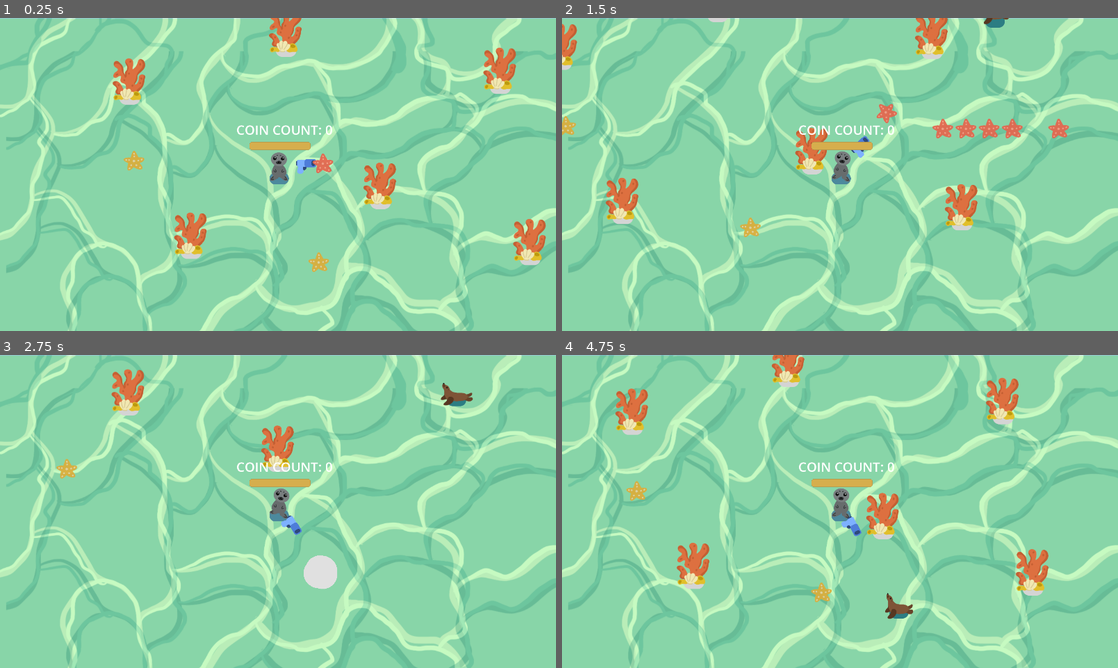
Above: before the commit, frames 1-4 (two rows, left to right).
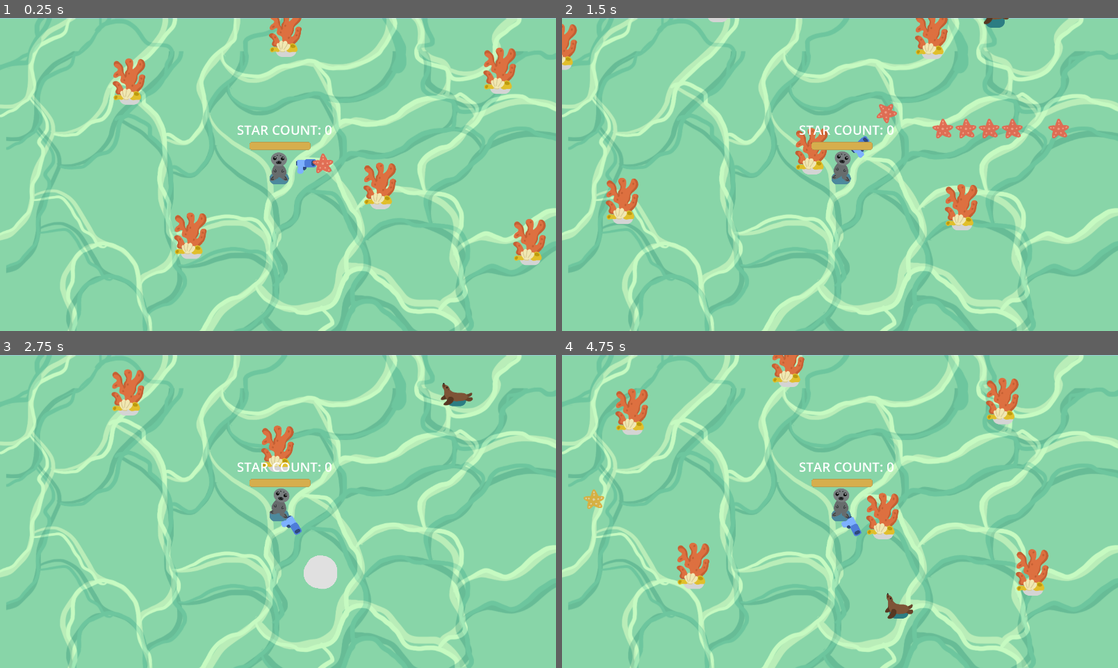
Above: after the commit, the same moments.

Repository: j-j4y/game_dev
Game: Godot game, scene res://seals_game.tscn
Same seed, same stepped clock (60 frames per second), same inputs: the game is played once before the commit and once after it.
Inputs:
- Up to frame 1 (0.25 s): no input
- Up to frame 2 (1.5 s): hold D (move_right) 0.53-1.28 s; hold S (move_down) from 1.28 s (still down)
- Up to frame 3 (2.75 s): release S (move_down) at 2.03 s; hold D (move_right) from 2.03 s (still down)
- Up to frame 4 (4.75 s): release D (move_right) at 2.78 s; hold W (move_up) 2.78-3.53 s; hold A (move_left) from 3.53 s (still down)

The runs differ from the first frame. In frame 1, 0.5% of the frame differs, in the area x 22-60%, y 34-82%; in frame 2, 0.4%; in frame 3, 0.3%; in frame 4, 0.6%, in the area x 3-60%, y 34-80%.

Commit message:
added random coin spawn

Diff:
--- a/2d-project-assets/coin.gd
+++ b/2d-project-assets/coin.gd
@@ -1,5 +1,4 @@
 extends Area2D
-
 
 
 func _on_area_entered(area: Area2D) -> void:
--- a/2d-project-assets/player.gd
+++ b/2d-project-assets/player.gd
@@ -46,4 +46,4 @@
 
 func set_coin(new_coin_count: int) -> void:
 	coin_counter = new_coin_count
-	coin_label.text = "Coin Count: " + str(coin_counter)
+	coin_label.text = "Star Count: " + str(coin_counter)
--- a/2d-project-assets/seals_game.gd
+++ b/2d-project-assets/seals_game.gd
@@ -1,6 +1,6 @@
 extends Node2D
 
-
+@onready var timer: Timer = %CoinSpawn
 
 func spawn_mob():
 	var new_mob = preload("res://enemy.tscn").instantiate()
@@ -8,6 +8,16 @@
 	new_mob.global_position = %PathFollow2D.global_position
 	add_child(new_mob)
 
+
+const COIN = preload("res://coin.tscn")
+
+func spawn_coin() -> void:
+	var new_coin = COIN.instantiate()
+	new_coin.position = Vector2(randf_range(0, 1000), randf_range(0, 800))
+	add_child(new_coin)
+
+func _on_coin_spawn_timeout() -> void:
+	spawn_coin()
 
 func _on_timer_timeout() -> void:
 	spawn_mob()
--- a/2d-project-assets/seals_game.tscn
+++ b/2d-project-assets/seals_game.tscn
@@ -5,7 +5,6 @@
 [ext_resource type="Texture2D" uid="uid://b1vm4rdcsij5v" path="res://trees/new_bg.png" id="2_auq32"]
 [ext_resource type="PackedScene" uid="uid://c0gpy0pye4jr6" path="res://coral.tscn" id="2_dvvpt"]
 [ext_resource type="Texture2D" uid="uid://d2rt2oa67j47m" path="res://trees/water_bg.png" id="2_ttf6g"]
-[ext_resource type="PackedScene" uid="uid://c4ks8hgwuajji" path="res://coin.tscn" id="6_8tk4c"]
 
 [sub_resource type="Curve2D" id="Curve2D_auq32"]
 _data = {
@@ -55,10 +54,15 @@
 offset_top = -186.0
 offset_right = 244.0
 offset_bottom = -103.0
-text = "Coin Count: 0"
+text = "Star Count: 0"
 label_settings = SubResource("LabelSettings_nwoa8")
 horizontal_alignment = 1
 uppercase = true
+
+[node name="CoinSpawn" type="Timer" parent="." unique_id=40557525]
+unique_name_in_owner = true
+wait_time = 3.5
+autostart = true
 
 [node name="EnemySpawnTime" type="Timer" parent="." unique_id=922484424]
 unique_name_in_owner = true
@@ -116,12 +120,8 @@
 one_shot = true
 autostart = true
 
-[node name="Coin" parent="." unique_id=1909230212 instance=ExtResource("6_8tk4c")]
-position = Vector2(301, 530)
-
-[node name="Coin2" parent="." unique_id=68489104 instance=ExtResource("6_8tk4c")]
-position = Vector2(939, 880)
-
 [connection signal="health_depleted" from="Player" to="." method="_on_player_health_depleted"]
+[connection signal="timeout" from="CoinSpawn" to="." method="_on_coin_spawn_timeout"]
+[connection signal="timeout" from="CoinSpawn" to="Player" method="_on_coin_spawn_timeout"]
 [connection signal="timeout" from="EnemySpawnTime" to="." method="_on_timer_timeout"]
 [connection signal="timeout" from="BackgroundChange" to="." method="_on_background_change_timeout"]
